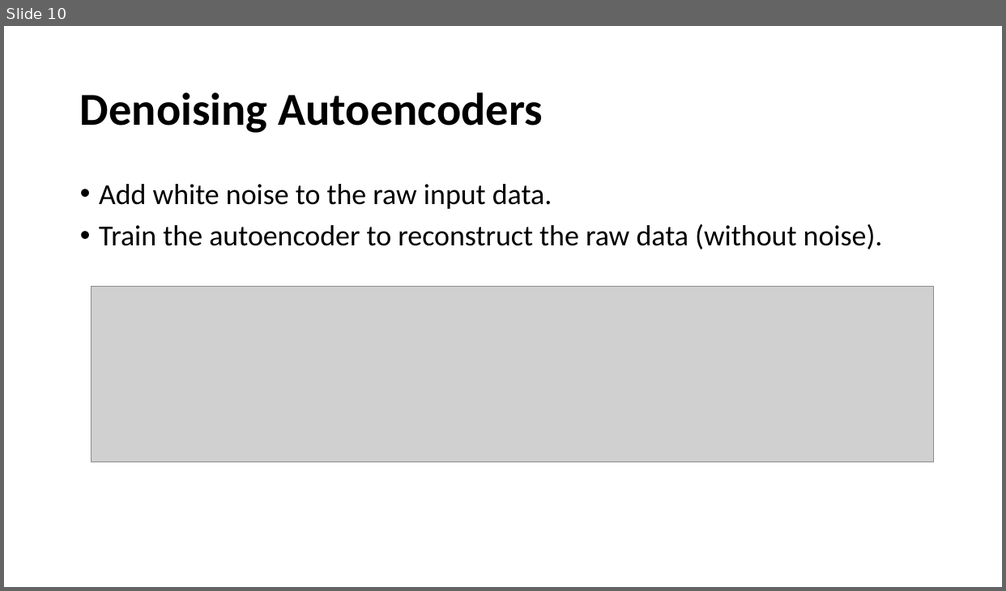
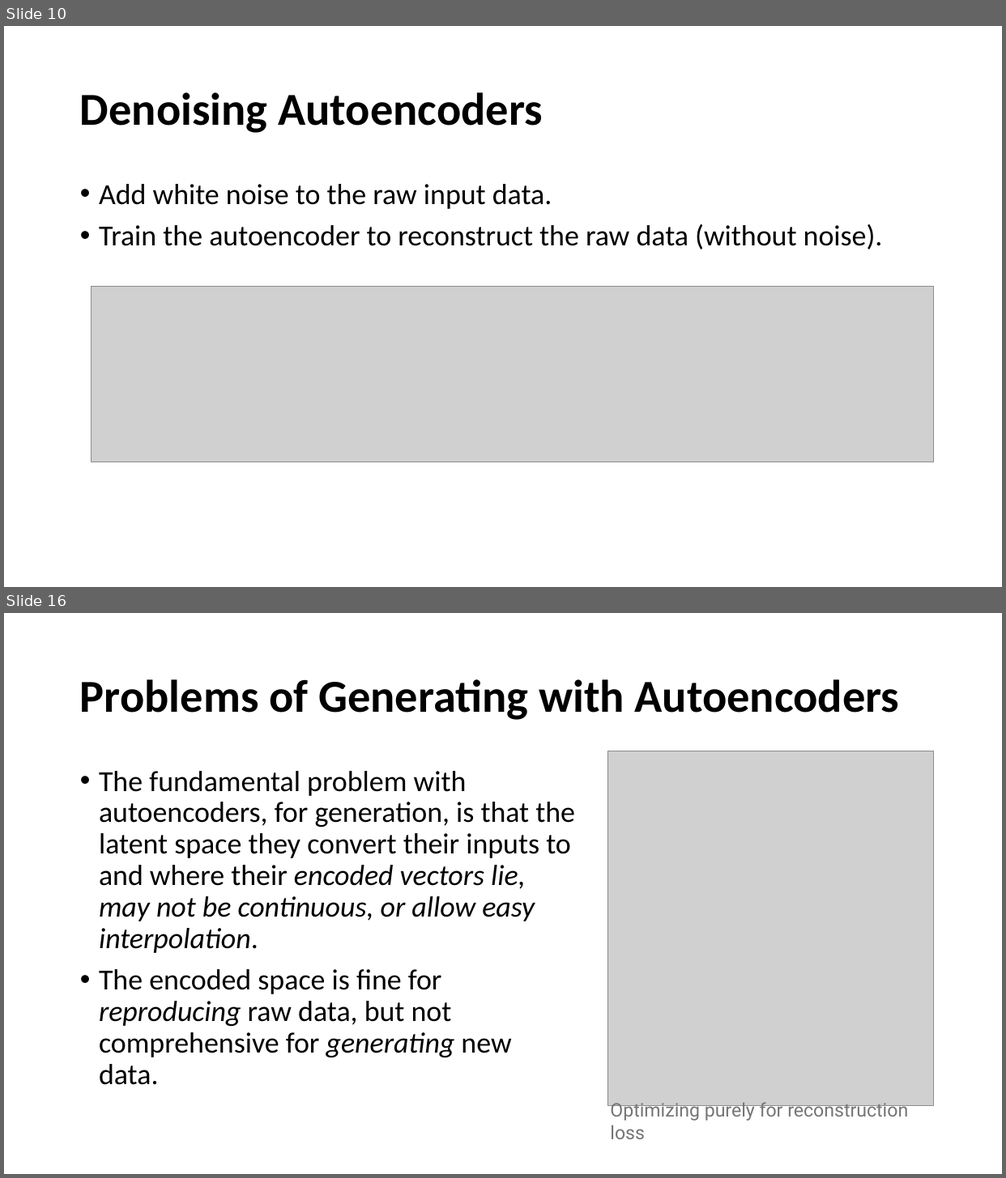
Before and after one commit to tingsyo/course_2020Q3_representation_learning, a slide deck: notebooks/05_Autoencoder_and_variations.pptx. Shown one above the other, each under a label of ours: slide 10 before the commit, slides 10 and 16 after it; the slides between them are not shown. The pictures are 1006x591 and 1006x1178 pixels, drawn with LibreOffice and Linux fonts; fonts in the diff are those of the drawing; grey boxes stand for pictures. Boxes give left, top, right and bottom in pixels: in the first picture for what was removed or moved away, otherwise in the second. Text is boxed around its words. In the diff, an @@ line names an element or a change of style, - is before the commit and + after.

```diff
--- a/notebooks/05_Autoencoder_and_variations.pptx
+++ b/notebooks/05_Autoencoder_and_variations.pptx
@@ slide 16 added at (4,613,1002,1174), background #FFFFFF @@
@@ title added at (80,679,900,720), 44 pt, text #000000, bold @@
+Problems of Generating with Autoencoders
@@ picture added at (607,752,933,1106) @@
@@ text added at (99,771,575,1085), 28 pt, text #000000 @@
+• The fundamental problem with autoencoders, for generation, is that the latent space they convert their inputs to and where their encoded vectors lie, may not be continuous, or allow easy interpolation.
+• The encoded space is fine for reproducing raw data, but not comprehensive for generating new data.
@@ text added at (610,1102,908,1139), 18 pt, text #757575 @@
+Optimizing purely for reconstruction loss
```
Also in this commit, not shown: 3 slides changed, 4 other slides added.
